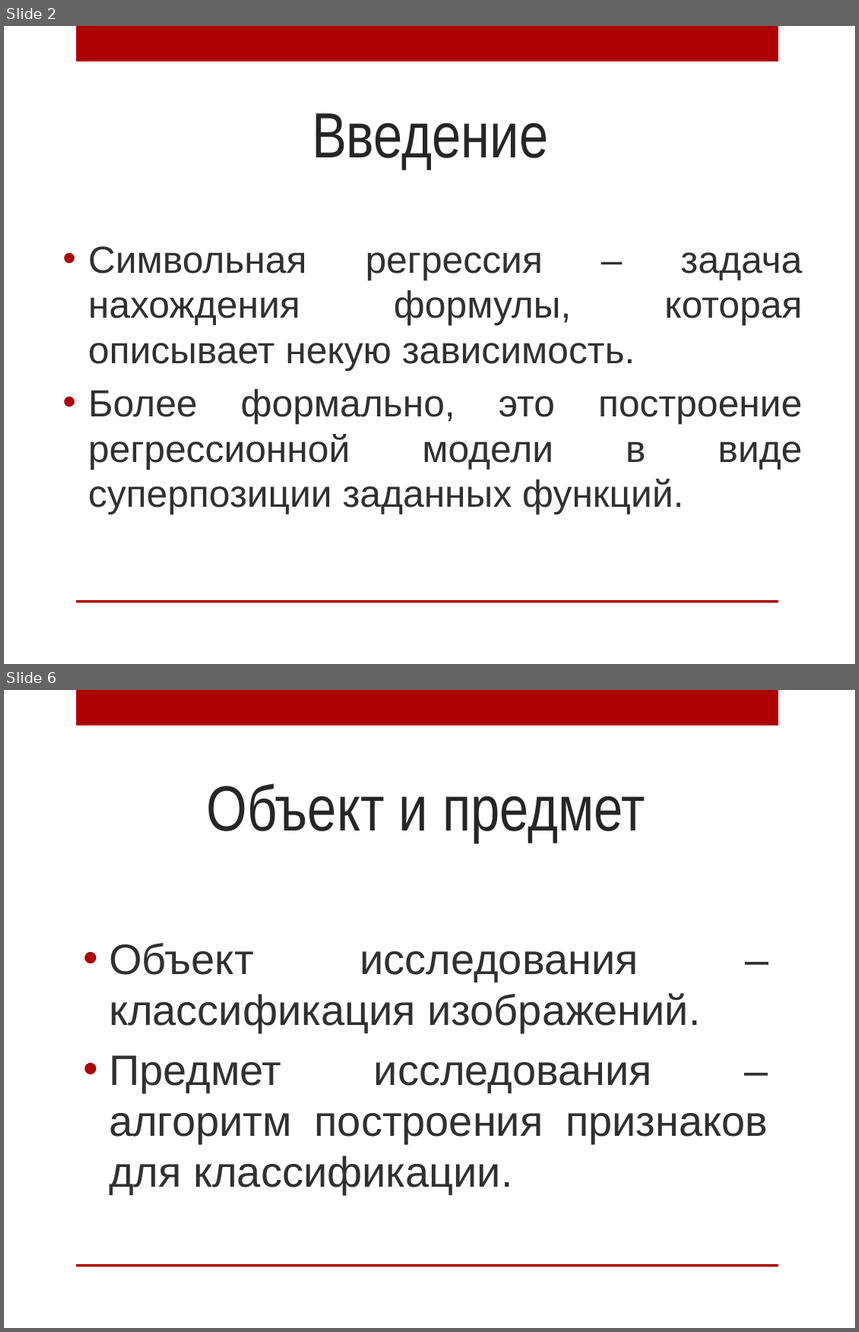
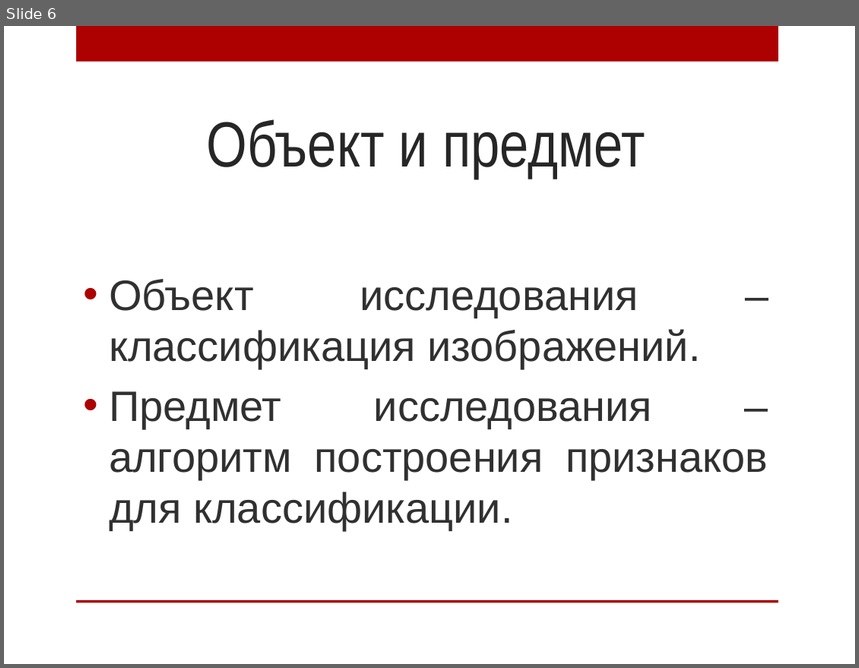
Before and after one commit to AnnaIbakaeva/Genetic, a slide deck: Диплом/Магистратура.pptx. Shown one above the other, each under a label of ours: slides 2 and 6 before the commit, slide 6 after it; the slides between them are not shown. The pictures are 859x1332 and 859x668 pixels, drawn with LibreOffice and Linux fonts; fonts in the diff are those of the drawing; background and template pictures are left out. Boxes give left, top, right and bottom in pixels: in the first picture for what was removed or moved away, otherwise in the second. Text is boxed around its words. In the diff, an @@ line names an element or a change of style, - is before the commit and + after.

```diff
--- a/Диплом/Магистратура.pptx
+++ b/Диплом/Магистратура.pptx
@@ slide 2 removed at (x1=4, y1=26, x2=855, y2=664), background picture (left out); not listed: 2 template elements that a slide beside it also shows @@
@@ title removed at (x1=312, y1=113, x2=548, y2=169) @@
-Введение
@@ text removed at (x1=88, y1=246, x2=803, y2=515) @@
-• Символьная регрессия – задача нахождения формулы, которая описывает некую зависимость.
-• Более формально, это построение регрессионной модели в виде суперпозиции заданных функций.
```
Also in this commit, not shown: 3 slides changed, 2 slides added, 2 other slides removed, 6 other files.
